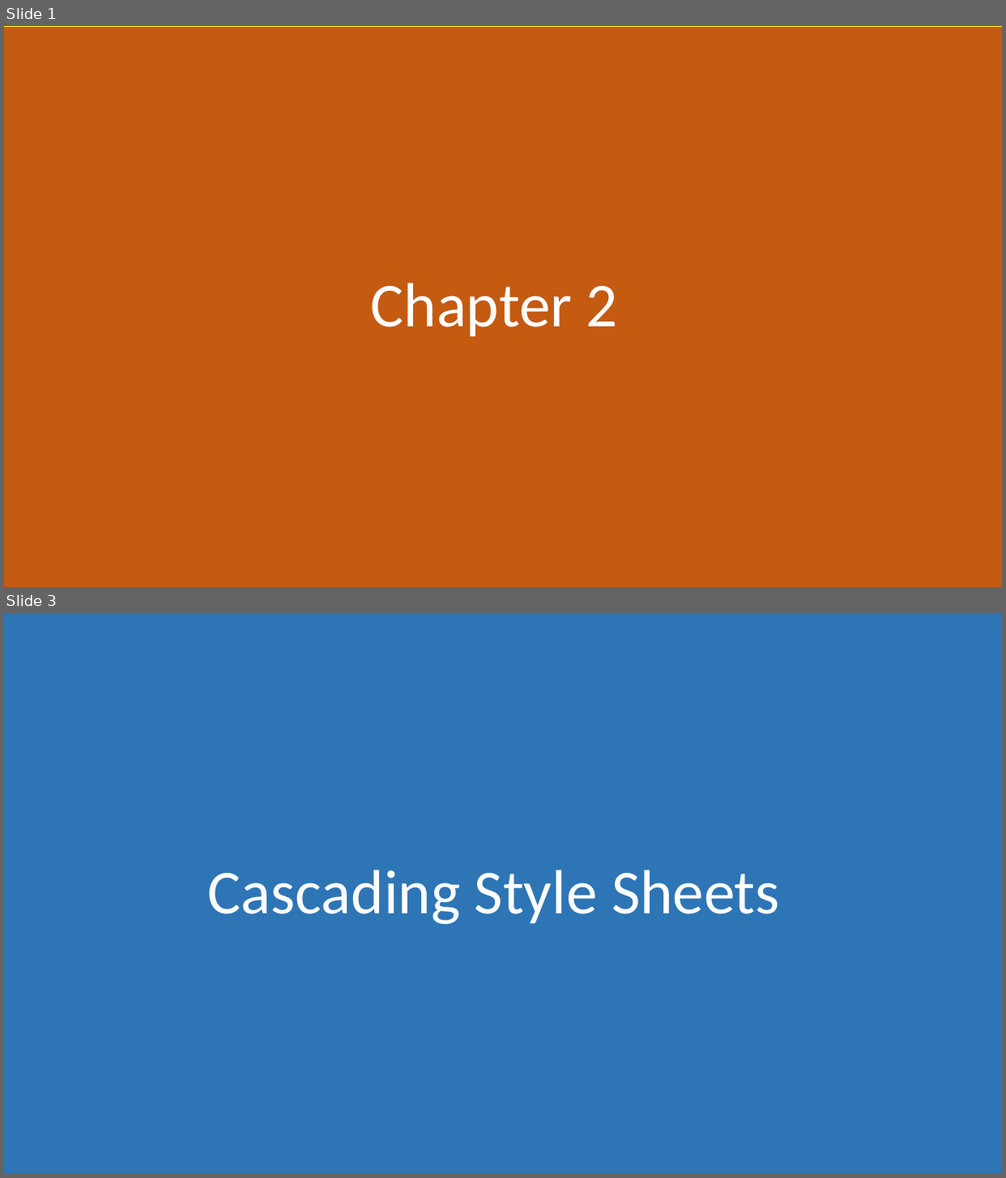
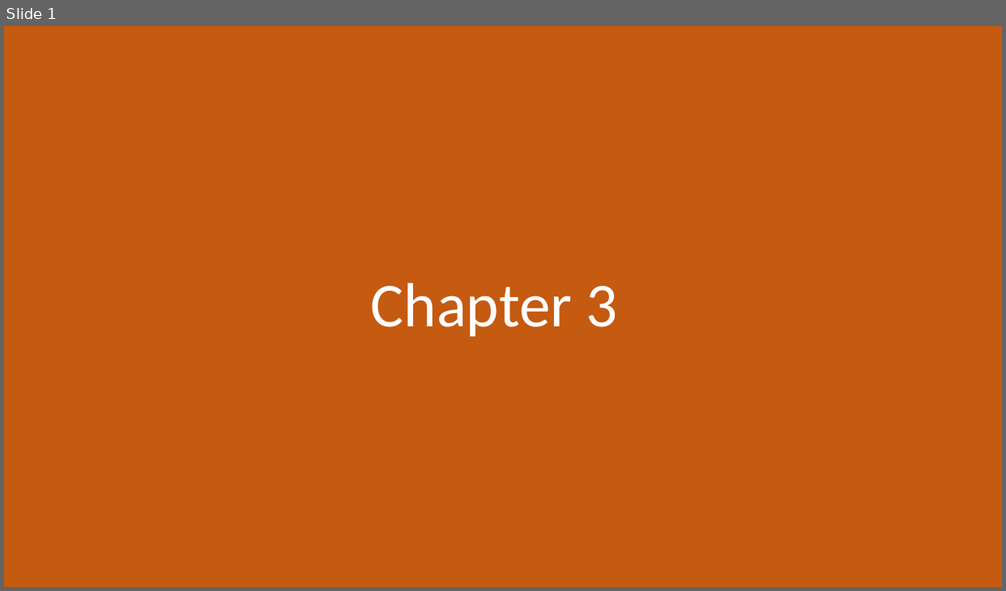
Before and after one commit to morkkis/PWD, a slide deck: presentations/chapter-1/Practical Web Dev.pptx. Shown one above the other, each under a label of ours: slides 1 and 3 before the commit, slide 1 after it; the slides between them are not shown. The pictures are 1006x1178 and 1006x591 pixels, drawn with LibreOffice and Linux fonts; fonts in the diff are those of the drawing. Boxes give left, top, right and bottom in pixels: in the first picture for what was removed or moved away, otherwise in the second. Text is boxed around its words. In the diff, an @@ line names an element or a change of style, - is before the commit and + after.

Commit message:
replace steps - css chapter with js chapter

```diff
--- a/presentations/chapter-1/Practical Web Dev.pptx
+++ b/presentations/chapter-1/Practical Web Dev.pptx
@@ slide 3 removed at (4,613,1002,1174), background #FFFFFF @@
@@ rectangle removed at (4,613,1002,1174) @@
@@ title removed at (208,870,780,925) @@
-Cascading Style Sheets
@@ slide 1 changed as well @@
@@ rectangle at (4,26,1002,587): outline #FFFF00 0.5 pt to none @@
@@ title at (371,283,618,337): text changed @@
-Chapter 2
+Chapter 3
```
Also in this commit, not shown: 2 other slides changed, 27 slides added, 16 other slides removed, 7 other files.
